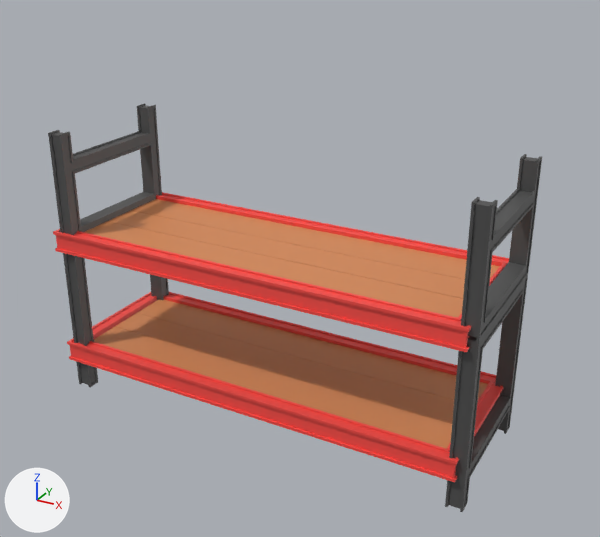
The FBX model Assets/Arts/Envi/Props/Box Shelf/Props_BoxShelf_Red.fbx, before and after one commit.
Before and after are seen from a 50 mm lens placed at (2.16, -4.55, 3.44), pointed at (-0.37, 0.04, 1.14). The axes (+X, +Y, +Z) are drawn at lower left. The lights are the same throughout. The picture after the commit comes second.

The first picture shows 'Props_BoxShelf_Red'.
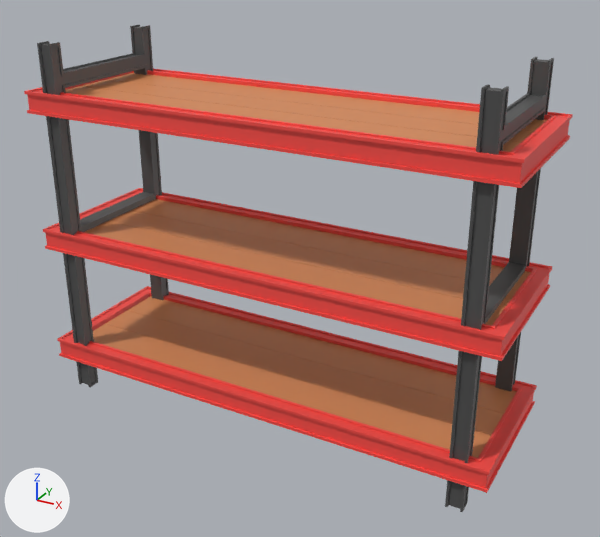
The change, as a list of edits to the scene's bpy script:
```text
Change me_cube_167:
    used by ob_props_boxshelf_red; location = (0.0, 0.0, 0.0)
    remove me_cube_167.from_pydata(...)  # 1248 vertices, 1236 faces; spans x -2.1..1.06, y -0.5..0.6, z 0.0..2.0
    add me_cube_167.from_pydata(...)  # 1504 vertices, 1486 faces; spans x -2.2..1.2, y -0.5..0.6, z 0.0..2.6
    me_cube_167 part 1: the loose piece of 176 vertices spanning x -2.1..1.0, y -0.5..0.6, z 1.12..1.28 is copied, and the copy is scaled about its middle by (1.1, 1, 1), then moved by (0.05, 0.0, 1.0); it spans x -2.2..1.2, y -0.5..0.6, z 2.12..2.28
    me_cube_167 part 2: the loose piece of 32 vertices spanning x -1.98..0.98, y -0.41..-0.09, z 1.1..1.25 is copied, and the copy is multiplied about its middle by the matrix ((1.106, 0.0, 0.0), (0.0, 1.0, 0.0), (0.0, 0.0, 1.0)), then moved by (0.05, 0.0, 1.0); it spans x -2.08..1.18, y -0.41..-0.09, z 2.1..2.25
    me_cube_167 part 3: the loose piece of 32 vertices spanning x -1.98..0.98, y 0.19..0.51, z 1.1..1.25 is copied, and the copy is multiplied about its middle by the matrix ((1.106, 0.0, 0.0), (0.0, 1.0, 0.0), (0.0, 0.0, 1.0)), then moved by (0.05, 0.0, 1.0); it spans x -2.08..1.18, y 0.19..0.51, z 2.1..2.25
    me_cube_167 part 4: a new loose piece of 16 vertices spanning x -2.08..1.18, y -0.09..0.18, z 2.2..2.25, in mat_tex_env (picture img_tex_envi_fr_lvl2_png)
    me_cube_167 part 5: 452 vertices moved from x -2.1..1.06, y -0.5..0.6, z 1.1..2.0 to x -2.2..1.2, y -0.5..0.6, z 1.1..2.6; 14 vertices removed from x -2.0, y -0.5..0.6, z 1.12..1.28; 14 vertices added at x -2.2, y -0.5..0.6, z 1.12..1.28
    me_cube_167 part 6: 228 vertices moved from x -2.1..1.0, y -0.5..0.6, z 0.2..0.38 to x -2.2..1.2, y -0.5..0.6, z 0.2..0.38; 14 vertices removed from x -2.0, y -0.5..0.6, z 0.22..0.38; 14 vertices added at x -2.2, y -0.5..0.6, z 0.22..0.38
```

Where the change shows, as pixel boxes (x1, y1, x2, y2) in the pictures (600 x 537 px; the box of a moved part takes in the faces that stretch with it):
'Props_BoxShelf_Red', reshaped (11% wider, 19% taller)
    before: (48, 103, 542, 512)
    after: (24, 25, 573, 512)
part 1 of me_cube_167, added (red)
    after: (24, 68, 573, 188)
part 2 of me_cube_167, added
    after: (66, 86, 521, 152)
part 3 of me_cube_167, added (orange)
    after: (106, 73, 547, 131)
part 4 of me_cube_167, added (orange)
    after: (82, 80, 534, 142)
part 5 of me_cube_167, moved or reshaped
    before: (48, 103, 542, 352)
    after: (37, 25, 554, 361)
part 6 of me_cube_167, moved or reshaped
    before: (67, 292, 503, 482)
    after: (57, 286, 537, 493)
